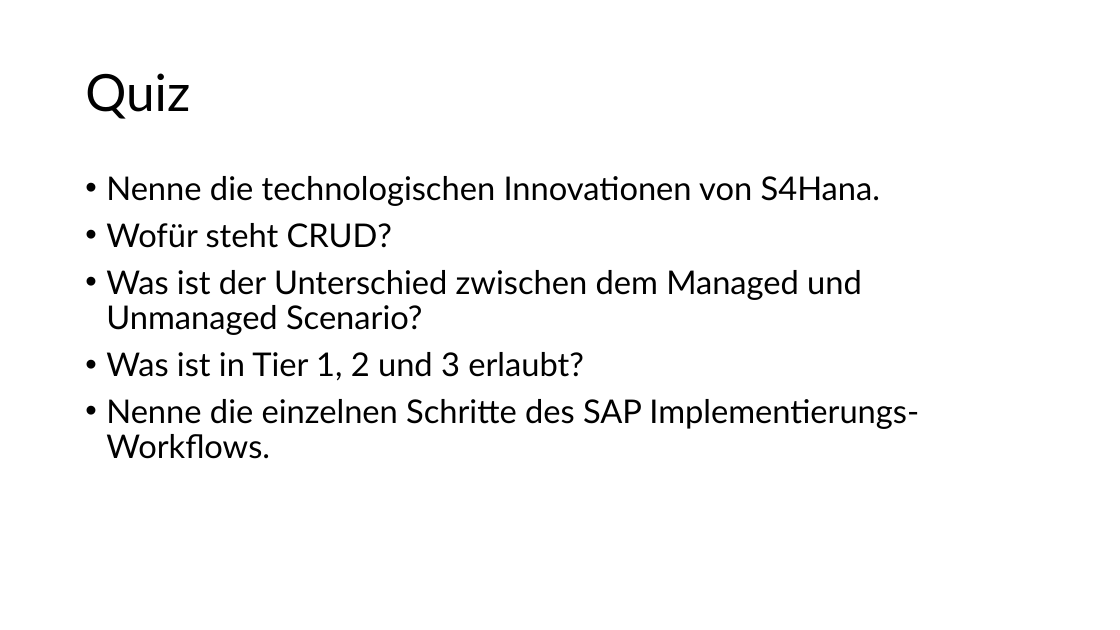
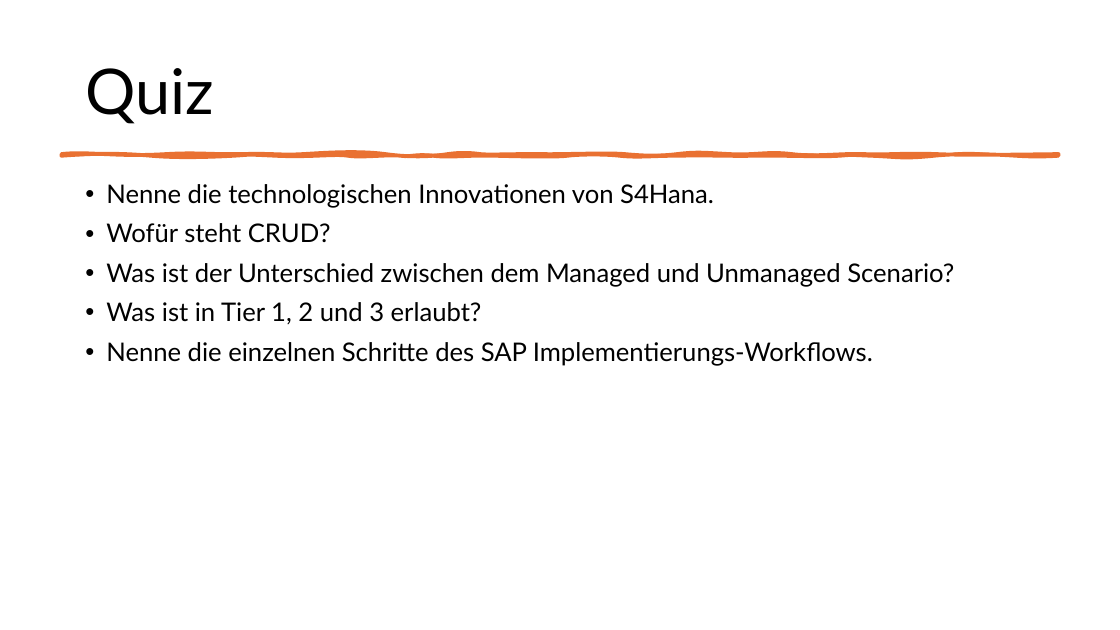
Before and after one commit to DevelopmentBvise/Schulung, a slide deck: slide 22 of RAP Presentationen/ABAP RESTful Application Programming Model_DE.pptx. Drawn at 1120x630 pixels with LibreOffice and Linux fonts; fonts in the diff are those of the drawing. Boxes give left, top, right and bottom in pixels: in the first picture for what was removed or moved away, otherwise in the second. Text is boxed around its words. In the diff, an @@ line names an element or a change of style, - is before the commit and + after.

Commit message:
Unmanaged Querry Tag 4

```diff
--- a/RAP Presentationen/ABAP RESTful Application Programming Model_DE.pptx
+++ b/RAP Presentationen/ABAP RESTful Application Programming Model_DE.pptx
@@ title "Quiz" at (85, 68, 214, 124): size 44 to 54 pt @@
@@ freeform shape added at (61, 154, 1059, 155), fill #E97132, outline #E97132 3.25 pt @@
@@ text "Nenne die technologischen Innovationen von ...": place and size @@
-text "Nenne die technologischen Innovationen von ..." at (106, 176, 919, 459)
+text "Nenne die technologischen Innovationen von ..." at (106, 184, 954, 366)
@@ text "Nenne die technologischen Innovationen von ..." at (106, 184, 954, 366): size 28 to 22 pt @@
```
Also in this commit, not shown: 7 other files.
